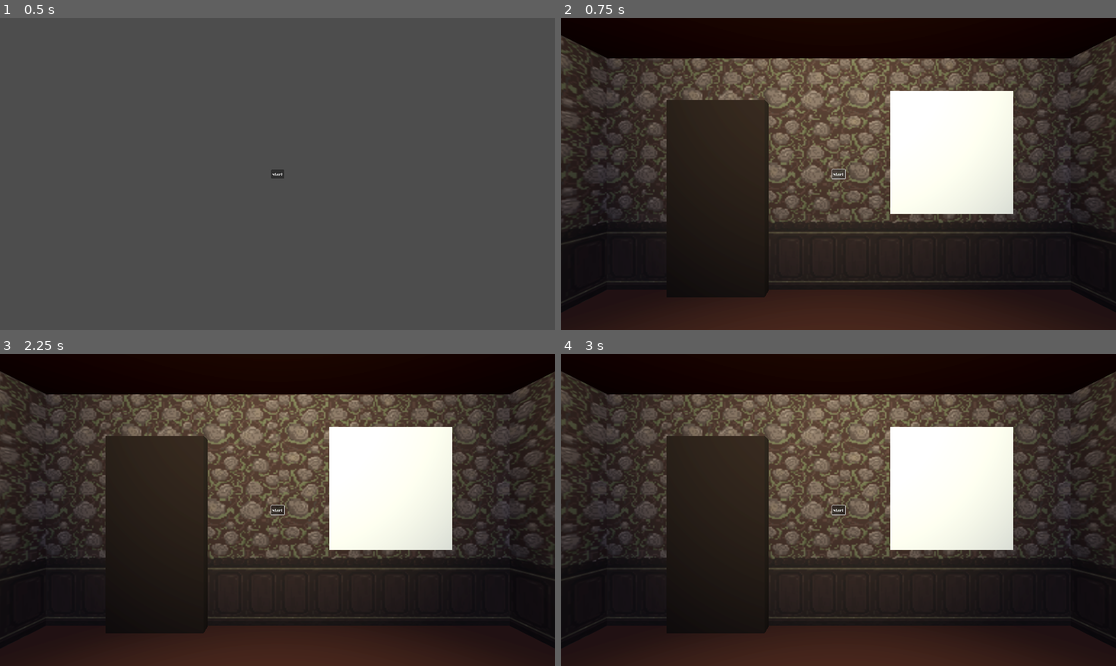
Above: before the commit, frames 1-4 (two rows, left to right).
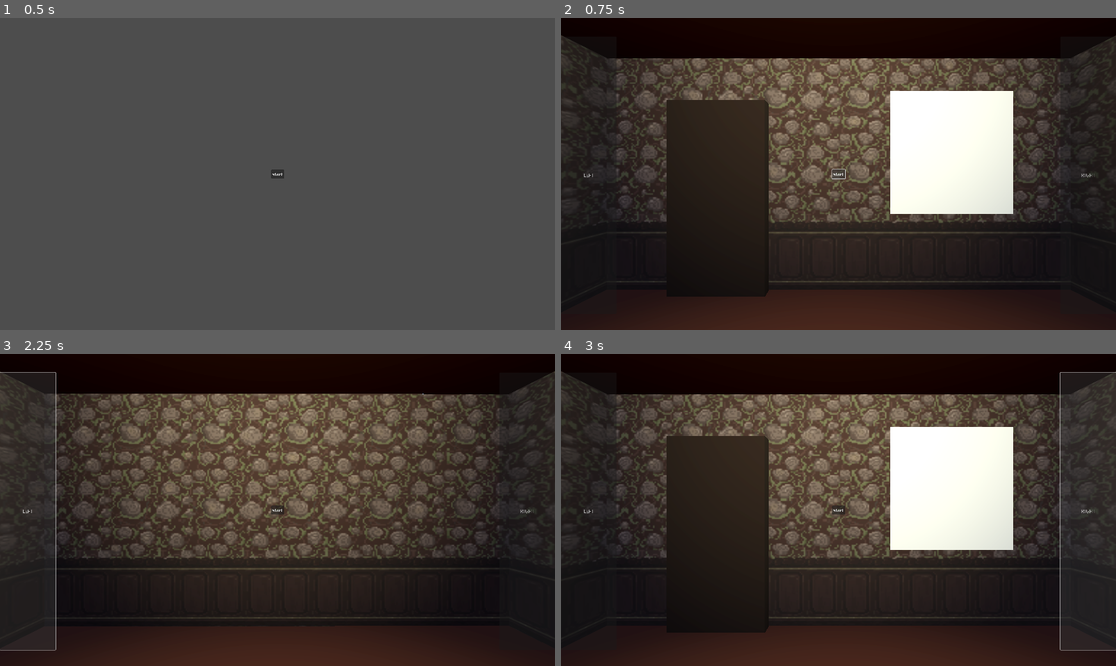
Above: after the commit, the same moments.

Repository: One1-One1/gmtk2025
Game: Godot game, scene res://scenes/main.tscn
Same seed, same stepped clock (60 frames per second), same inputs: the game is played once before the commit and once after it.
Inputs (mouse positions are in pixels of both pictures, inside the frame that each line leads up to):
- Up to frame 1 (0.5 s): no input
- Up to frame 2 (0.75 s): click "start" at 0.5 s
- Up to frame 3 (2.25 s): click "start" at 1.25 s; click (27, 510) at 2 s, where only the run after the commit has a clickable "LEFT"
- Up to frame 4 (3 s): click (1088, 510) at 2.75 s, where only the run after the commit has a clickable "RIGHT"

Frame 1 is identical in both runs. In frame 2, 0.2% of the frame differs, in the area x 0-100%, y 7-90%; in frame 3, 15%, in the area x 0-100%, y 5-96%; in frame 4, 0.7%.

Commit message:
tampering

Diff:
--- a/scenes/rooms/room0.tscn
+++ b/scenes/rooms/room0.tscn
@@ -48,28 +48,34 @@
 omni_range = 3.237
 
 [node name="floor" type="MeshInstance3D" parent="."]
-transform = Transform3D(2, 0, 0, 0, 2, 0, 0, 0, 2, 0, 0, 0)
+transform = Transform3D(6.1, 0, 0, 0, 2, 0, 0, 0, 2.1, 0, 0.001, 0)
 mesh = SubResource("PlaneMesh_0wfyh")
 surface_material_override/0 = SubResource("StandardMaterial3D_sugp2")
 
 [node name="floor2" type="MeshInstance3D" parent="."]
-transform = Transform3D(2, 0, 0, 0, -2, 1.74846e-07, 0, -1.74846e-07, -2, 0, 2, 0)
+transform = Transform3D(6, 0, 0, 0, -2, 3.01992e-07, 0, -3.01992e-07, -2, 0, 2, 0)
 mesh = SubResource("PlaneMesh_0wfyh")
 surface_material_override/0 = SubResource("StandardMaterial3D_sugp2")
 
 [node name="walls" type="Node3D" parent="."]
 
 [node name="wall5" parent="walls" instance=ExtResource("1_0j4cp")]
-transform = Transform3D(-8.74228e-08, -2, 0, -8.74228e-08, 3.82137e-15, -1, 2, -8.74228e-08, -4.37114e-08, 2, 1, 0)
+transform = Transform3D(-8.74228e-08, -1, 4.37114e-08, 0, -4.37114e-08, -1, 2, -4.37114e-08, 1.91069e-15, 2, 1, 0)
 
 [node name="wall6" parent="walls" instance=ExtResource("1_0j4cp")]
 transform = Transform3D(2, 0, 0, 0, -8.74228e-08, -1, 0, 2, -4.37114e-08, 0, 1, -2)
+
+[node name="wall9" parent="walls" instance=ExtResource("1_0j4cp")]
+transform = Transform3D(2, 0, 0, 0, -8.74228e-08, -1, 0, 2, -4.37114e-08, -4, 1, -2)
 
 [node name="wall7" parent="walls" instance=ExtResource("1_0j4cp")]
 transform = Transform3D(-8.74228e-08, 2, 3.82137e-15, -8.74228e-08, 3.82137e-15, -1, -2, -8.74228e-08, 4.37114e-08, -2, 1, 0)
 
 [node name="wall8" parent="walls" instance=ExtResource("1_0j4cp")]
 transform = Transform3D(-2, 8.74228e-08, 4.37114e-08, -8.74228e-08, -1.50996e-07, -1, -8.74228e-08, -2, 7.54979e-08, 0, 1, 2)
+
+[node name="wall10" parent="walls" instance=ExtResource("1_0j4cp")]
+transform = Transform3D(-2, 8.74228e-08, 4.37114e-08, -8.74228e-08, -1.50996e-07, -1, -8.74228e-08, -2, 7.54979e-08, -4, 1, 2)
 
 [node name="Path3D" type="Path3D" parent="."]
 transform = Transform3D(0.25, 0, 0, 0, 0.25, 0, 0, 0, 0.25, 0, 1, 0)
@@ -83,7 +89,6 @@
 transform = Transform3D(-1, 0, -8.74228e-08, 0, 1, 0, 8.74228e-08, 0, -1, 1, 0, 1)
 
 [node name="UI" parent="." node_paths=PackedStringArray("camera", "path") instance=ExtResource("3_bqk7w")]
-visible = false
 camera = NodePath("../Path3D/PathFollow3D/roomCamera")
 path = NodePath("../Path3D/PathFollow3D")
 
Not shown, changed: assets/Wallpaper.png.import
